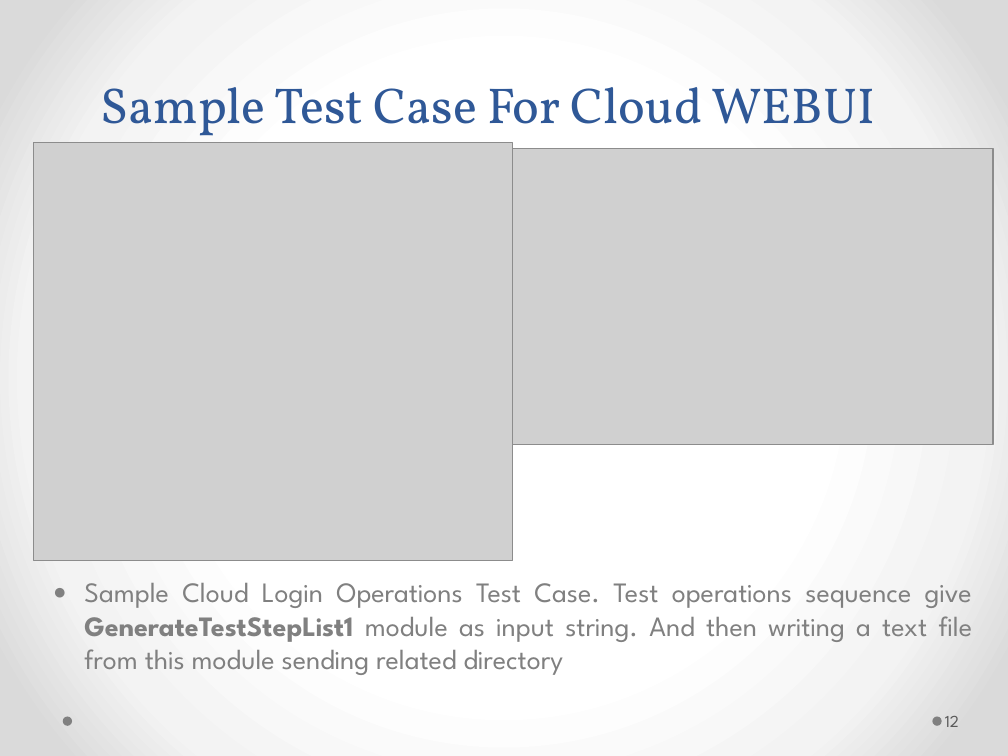
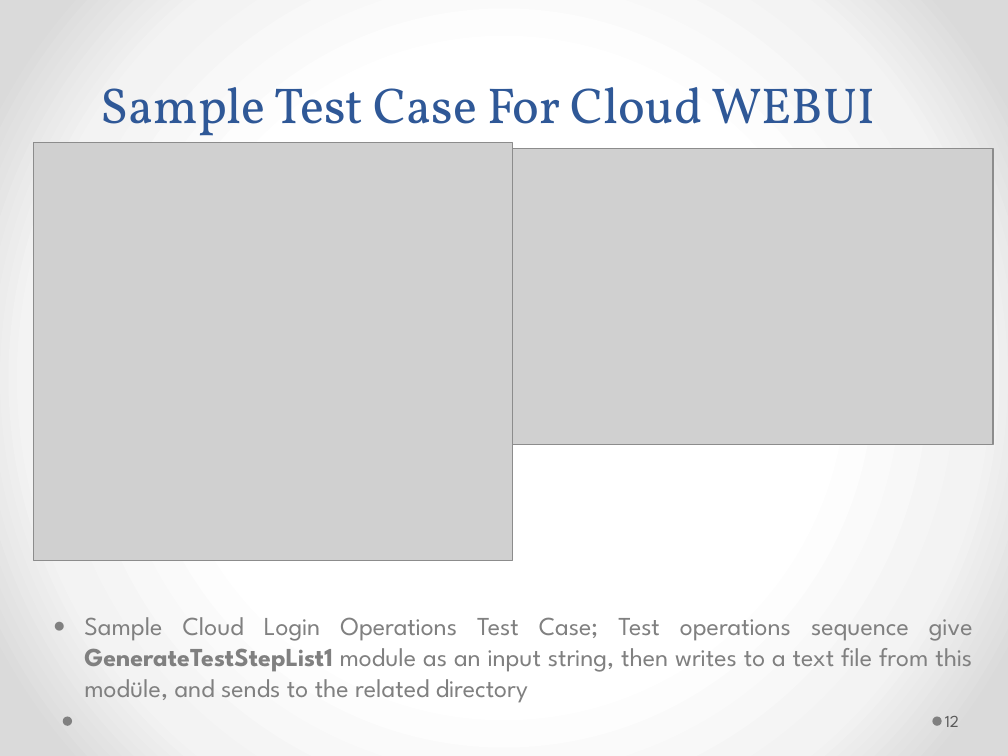
Before and after one commit to genehas/CENG552-SwTesting, a slide deck: slide 12 of jarFolder/CENG552PresentationBurcuGökçe.pptx. Drawn at 1008x756 pixels with LibreOffice and Linux fonts; fonts in the diff are those of the drawing; grey boxes stand for pictures. Boxes give left, top, right and bottom in pixels: in the first picture for what was removed or moved away, otherwise in the second. Text is boxed around its words. In the diff, an @@ line names an element or a change of style, - is before the commit and + after.

```diff
--- a/jarFolder/CENG552PresentationBurcuGökçe.pptx
+++ b/jarFolder/CENG552PresentationBurcuGökçe.pptx
@@ text at bbox=[84, 617, 973, 703]: text changed; size 20 to 18.5 pt @@
-  ● Sample Cloud Login Operations Test Case. Test operations sequence give GenerateTestStepList1 module as input string. And then writing a text file from this module sending related directory
+  ● Sample Cloud Login Operations Test Case; Test operations sequence give GenerateTestStepList1 module as an input string, then writes to a text file from this modüle, and sends to the related directory
```
Also in this commit, not shown: 12 other slides changed.
